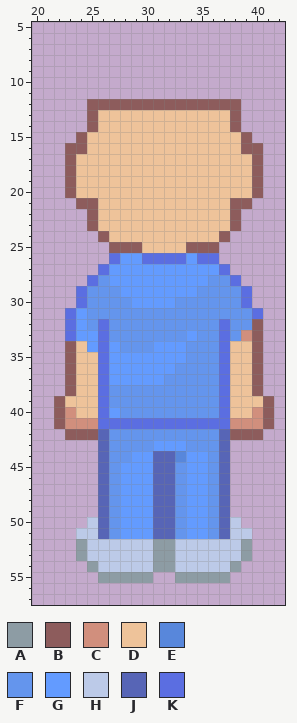
Pixel-art file -- Assets_Source/Aseprite/Characters/Aseprite files/Enfermeiros/Enf. Adrian.aseprite. That is the earlier state.
64x64 pixels, 1 frame. Shown: x 20..42, y 5..57.
Palette (. is transparent): A #8d9ca4  B #8d5c5c  C #d18f7d  D #eec39a  E #5887db  F #6495ed  G #639bff  H #bccae8  J #5765b6  K #5b6ee1
Pixels before, first column x 22:
12 ...BBBBBBBBBBBBBB...
13 ...BDDDDDDDDDDDDB...
14 ...BDDDDDDDDDDDDB...
15 ..BDDDDDDDDDDDDDDB..
16 .BBDDDDDDDDDDDDDDBB.
17 .BDDDDDDDDDDDDDDDDB.
18 .BDDDDDDDDDDDDDDDDB.
19 .BDDDDDDDDDDDDDDDDB.
20 .BDDDDDDDDDDDDDDDDB.
21 ..BBDDDDDDDDDDDDBB..
22 ...BDDDDDDDDDDDDB...
23 ...BDDDDDDDDDDDDB...
24 ....BDDDDDDDDDDB....
25 .....BBBDDDDBBB.....
26 .....KGGKKKKGKK.....
27 ....KGGGGGGGGGGK....
28 ...KFGGGGGGGGGFFK...
29 ..KFFFGGGGGGGFFFFK..
30 ..KFFFFGGGGFFFFFFK..
31 .KGFFFFFFFFFFFFFFFK.
32 .KGFKFFFFFFFFFFKFFB.
33 .KGGKFFFFFFFGFFKFCB.
34 .BDGKGFFFGGGFFFKDDB.
35 .BDDKGGGGGGGFFFKDDB.
36 .BDDKGGGGGGFFFFKDDB.
37 .BDDKGGGGGFFFFFKDDB.
38 .BDDKFFFFFFFFFFKDDB.
39 BDDDKFFFFFFFFFFKDDDB
40 BCDDKGFFFFFFFFFKDDCB
41 BCCCKKKKKKKKKKKKCCCB
42 .BBBJFFFFFFFFFFJBBB.
43 ....JFFFFGGGFFFJ....
44 ....JFFGGJJEGGFJ....
45 ....JFGGGJJFGGFJ....
46 ....JFGGGJJFGGFJ....
47 ....JFGGGJJFGGFJ....
48 ....JFGGGJJFGGFJ....
49 ....JFGGGJJFGGFJ....
50 ...HJFGGGJJFGGFJH...
51 ..HHJFGGGJJFGGFJHH..
52 ..AHHHHHHAAHHHHHHA..
53 ..AHHHHHHAAHHHHHHA..
54 ...AHHHHHAAHHHHHA...
55 ....AAAAA..AAAAA....
Once edited:
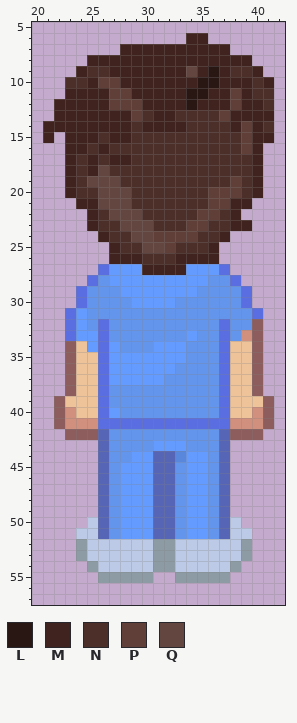
Colours new in this view: L #291714  M #40231e  N #4d2f2a  P #603f39  Q #644641
Changes in this commit:
Changed rows in their new state; - is an unchanged pixel.
Layer "Base - back":
first column x 21:
 6 -------------MM------
 7 -------MMMMMMMMMM----
 8 ----MMMMMMMMMMMMMMM--
 9 ---MNNMMMMMMMQMLMNNM-
10 --NNMPPMMMMMMMLLMMMNM
11 --MMMMPPMMMMMLLMMPMNN
12 -MMMMMPPPMMMMLMMMPMMN
13 -MMMMMMMPNMMNNNNPMMMM
14 MMMMMMMMNMMMMNNNNMPMN
15 M-MMMNMMNNNNNNNNNNPMM
16 --MMNMNNNNNNNNNNNNPM-
17 --MNMNMMNNNNNNNNNNNM-
18 --MNMQNNNNNNNNNNNNNM-
19 --MNQQQNNNNNNNNNNPNM-
20 --MNNQQQNNNNNNNPPPNM-
21 ---MMQQQNNNNNNNPPMM--
22 ----MNQQQNNNNNPPNM---
23 ----MNNQQQNNNPPNNMM--
24 -----MNNQQPPPPNNM----
25 ------MNNQQPNNNM-----
26 ------MMMNNNMMMM-----
27 ---------MMMM--------
Changed places in both pictures, as pixel boxes (x1, y1, x2, y2):
changed: (43, 33, 274, 275)
